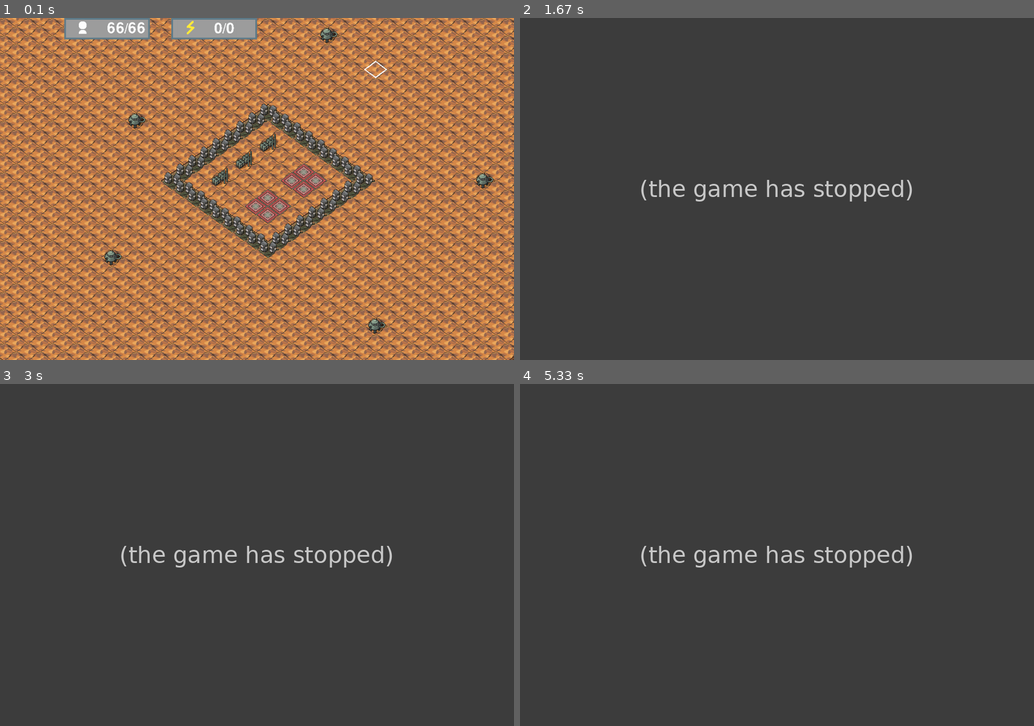
Above: before the commit, frames 1-4 (two rows, left to right).
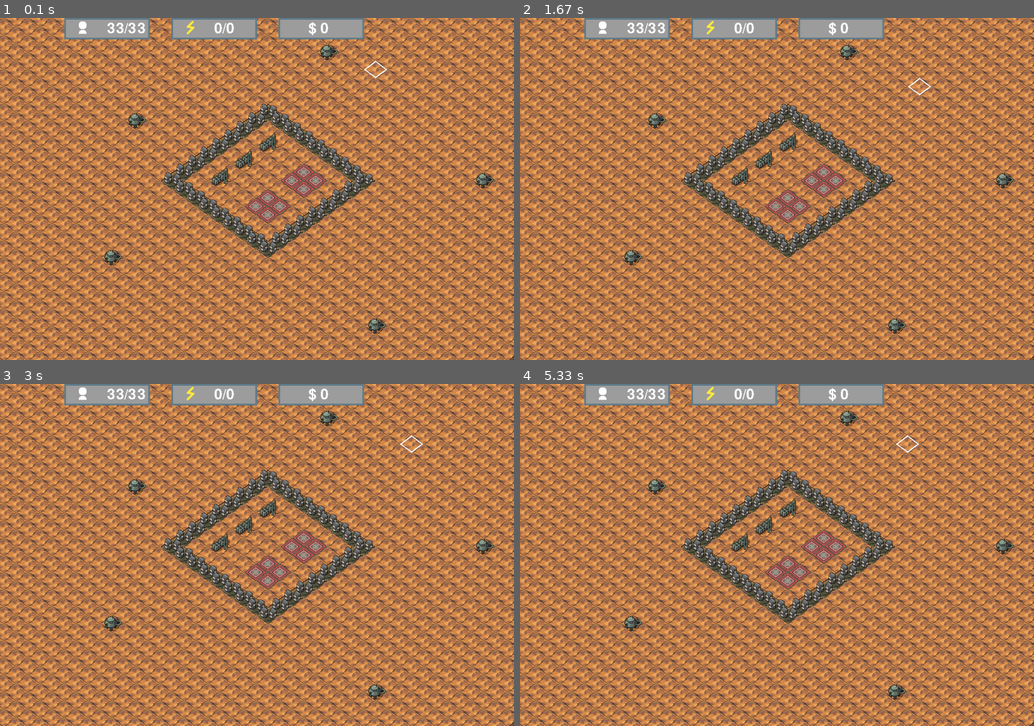
Above: after the commit, the same moments.

Repository: Zarc206/yugioh_pygame
Game: pygame game, started from game.py
Two runs of this game, one before a commit and one after it. Both use one fixed random seed, a clock stepped at 60 frames per second and the inputs below.
Inputs:
- Up to frame 1 (0.1 s): no input
- Up to frame 2 (1.67 s): hold T 0.33-0.8 s; hold Right 0.33-0.8 s; hold Right 0.83-1.3 s; tap L at 1.33 s
- Up to frame 3 (3 s): hold Up 1.67-1.97 s; hold Right 2-2.47 s; hold Left from 2.5 s (still down)
- Up to frame 4 (5.33 s): release Left at 3.03 s; hold Down 3.07-3.37 s; hold Left 3.4-3.8 s; hold Up 3.83-4.2 s; hold Right 4.23-4.87 s; hold Down 4.9-5.27 s; hold Left from 5.3 s (still down)

The runs differ from the first frame. In frame 1, 1.2% of the frame differs, in the area x 20-71%, y 0-13%; in frame 2, 96%, in the area x 0-100%, y 0-100%; in frame 3, 96%; in frame 4, 96%.
Error before the commit: AttributeError: 'HouseUI' object has no attribute 'l' (game.py line 306); the game stopped at 1.33 s (later frames are placeholders)

Commit message:
ship off spice

Diff:
--- a/game.py
+++ b/game.py
@@ -1,4 +1,6 @@
 import pygame
+import random
+import math
 pygame.init()
 
 screen = pygame.display.set_mode((1200,800))
@@ -11,11 +13,12 @@
 buttons = []
 conditions = []
 
-refineryCords = [(5,5),(13,8),(22,31), (33,13), (20,16), (35,35), (42,20)]
+refineryCords = [(5,5),(13,8),(22,31), (33,13), (21,17), (35,35), (42,20)]
 refineries = []
 generatorCords = [(33,20), (31,20),(29,20)]
 generators = []
-landingPads = [(33,24),(33,23),(32,24),(32,23),(30,24),(30,23),(29,23),(29,24)]
+landingPadCords = [(33,24),(33,23),(32,24),(32,23),(30,24),(30,23),(29,23),(29,24)]
+landingPads = []
 housingCords = [(35,18),(34,18),(33,18),(32,18),(31,18),(30,18),(29,18),(28,18),(27,18),(35,19),(35,20),(35,21),(35,22),(35,23),(35,24),(35,25),(35,26),(34,26),(33,26),(32,26),(31,26),(30,26),(29,26),(28,26),(27,26),(27,19),(27,20),(27,21),(27,22),(27,23),(27,24),(27,25),(27,26)]
 houses = []
 UIs = []
@@ -26,6 +29,7 @@
 availablePeople = housingCords.__len__() * 2
 availablePower = 0
 usedPower = 0
+
 
 class Drawing:
     def __init__(self,x,y,w,h,img):
@@ -101,6 +105,10 @@
         None
     def o(self):
         None
+    def l(self):
+        None
+    def t(self):
+        None
 
 class HouseUI(BuildingUI):
     def __init__(self,condition,buildingCords,buildings):
@@ -119,6 +127,47 @@
             screen.blit(self.image,(self.x,self.y))
             screen.blit(self.personIndecator,(100,150))
             screen.blit(text,(200,160))
+
+class LandingPadUI(BuildingUI):
+    def __init__(self,condition,buildingCords,buildings):
+        super().__init__(condition,buildingCords,buildings)
+
+    def draw(self):
+
+        buildingNumber = 0
+
+        for i in range(self.buildingCords.__len__()):
+            if self.buildingCords[i] == (selectorCoordinates[1],selectorCoordinates[0]):
+                buildingNumber = i
+
+        if self.condition in conditions:
+            text = font.render(str(self.buildings[buildingNumber].allocated) + "/" + str(self.buildings[buildingNumber].capacity),None,"white")
+            screen.blit(self.image,(self.x,self.y))
+            screen.blit(self.personIndecator,(100,150))
+            screen.blit(text,(200,160))
+
+            buildingNumber = -1
+            for i in range(self.buildingCords.__len__()):
+                if self.buildingCords[i] == (selectorCoordinates[1],selectorCoordinates[0]):
+                    buildingNumber = i
+            if buildingNumber > -1:
+                building = self.buildings[buildingNumber]
+                spiceBar = pygame.image.load("assets/spiceBar.png")
+                screen.blit(spiceBar,(60,620),(0,0,300 * building.spiceStorage/building.spiceCapacity,30))
+
+            transportIcon = pygame.image.load("assets/addIcon.png")
+            tText = font.render("T",None,"white")
+            screen.blit(transportIcon,(180,650))
+            screen.blit(tText,(190,660))
+
+    def t(self):
+        buildingNumber = -1
+        for i in range(self.buildingCords.__len__()):
+            if self.buildingCords[i] == (selectorCoordinates[1],selectorCoordinates[0]):
+                buildingNumber = i
+        if buildingNumber > -1 and not jet.transporting and self.buildings[buildingNumber].spiceStorage > 0:
+            jet.transporting = True
+            jet.target = self.buildings[buildingNumber]
 
 class GeneratorUI(BuildingUI):
     def __init__(self,condition,buildingCords,buildings):
@@ -201,6 +250,25 @@
             screen.blit(icon2,(340,150))
             screen.blit(icon2text,(350,160))
 
+
+            if self.buildings[buildingNumber].powered:
+                powerIcon = pygame.image.load("assets/removeIcon.png")
+            else:
+                powerIcon = pygame.image.load("assets/addIcon.png")
+            powerText = font.render("L",False,"white")
+            screen.blit(powerIcon,(310, 250))
+            screen.blit(powerText,(320,260))
+
+            building = self.buildings[buildingNumber]
+
+            spiceBar = pygame.image.load("assets/spiceBar.png")
+            screen.blit(spiceBar,(60,620),(0,0,300 * building.spiceStorage/building.spiceCapacity,30))
+            transportIcon = pygame.image.load("assets/addIcon.png")
+            tText = font.render("T",None,"white")
+            screen.blit(transportIcon,(180,650))
+            screen.blit(tText,(190,660))
+
+
     def p(self):
         buildingNumber = -1
         for i in range(self.buildingCords.__len__()):
@@ -215,7 +283,7 @@
                         break
 
     def o(self):
-        buildingNumber = 0
+        buildingNumber = -1
         for i in range(self.buildingCords.__len__()):
             if self.buildingCords[i] == (selectorCoordinates[1],selectorCoordinates[0]):
                 buildingNumber = i
@@ -226,27 +294,156 @@
                 if house.allocated < house.capacity:
                     house.allocated += 1
                     break
+    def l(self):
+        buildingNumber = -1
+        for i in range(self.buildingCords.__len__()):
+            if self.buildingCords[i] == (selectorCoordinates[1],selectorCoordinates[0]):
+                buildingNumber = i
+
+        if self.buildings[buildingNumber].powered:
+            self.buildings[buildingNumber].powered = False
+        else:
+            if usedPower <= availablePower - 5:
+                self.buildings[buildingNumber].powered = True
+
+    def t(self):
+
+        buildingNumber = -1
+
+        for i in range(self.buildingCords.__len__()):
+            if self.buildingCords[i] == (selectorCoordinates[1],selectorCoordinates[0]):
+                buildingNumber = i
+
+        if buildingNumber > -1:
+            building = self.buildings[buildingNumber]
+
+            if not building.transport.transporting and building.spiceStorage > 0:
+                building.transport.cords[0] = building.cords[0]
+                building.transport.cords[1] = building.cords[1]
+                building.transport.storage = building.spiceStorage
+                building.spiceStorage = 0
+                building.transport.transporting = True
+                building.transport.target = landingPads[math.floor(random.random() * landingPads.__len__())]
+                count = 0
+                while building.transport.target.spiceCapacity - building.transport.target.spiceStorage < building.transport.storage:
+                    building.transport.target = landingPads[math.floor(random.random() * landingPads.__len__())]
+                    count += 1
+                    if count > 16:
+                        building.transport.storage = building.transport.target.spiceCapacity - building.transport.target.spiceStorage
 
 class InteractTile:
     def __init__(self,cords,capacity,allocated):
-        self.cords = cords
+        self.cords = [850 + 28 * cords[1] - 28 * cords[0],-700 + 20 * cords[1] + 20 * cords[0]]
         self.capacity = capacity
         self.allocated = allocated
         self.powered = False
 
+class Transport():
+    def __init__(self):
+        self.transporting = False
+        self.target = None
+        self.speed = 1
+        self.image = pygame.image.load("assets/transport.webp")
+        drawings.append(self)
+        self.cords = [0,0]
+        self.storage = 0
+
+    def draw(self):
+        if self.transporting:
+            if self.target.cords[0] - self.cords[0] == 0:
+                slope = 1
+            else:
+                slope = (self.target.cords[1] - self.cords[1])/(self.target.cords[0] - self.cords[0])
+            moveMult = 1
+
+            if self.target.cords[0] - self.cords[0] < 0:
+                moveMult = -1
+            self.cords[1] += self.speed * slope * moveMult
+            self.cords[0] += self.speed  * moveMult
+
+            if abs(self.target.cords[0] - self.cords[0]) < 5 and abs(self.target.cords[1] - self.cords[1]) < 5:
+                self.target.spiceStorage += self.storage
+                self.storage = 0
+                self.transporting = False
+
+            screen.blit(self.image,(self.cords[0],self.cords[1]))
+
+class Jet():
+    def __init__(self):
+        self.transporting = False
+        self.target = None
+        self.speed = 5
+        self.image = pygame.image.load("assets/jet.webp")
+        drawings.append(self)
+        self.cords = [0,0]
+        self.storage = 0
+
+    def draw(self):
+        if self.transporting:
+
+            if self.target.cords[0] - self.cords[0] == 0:
+                slope = 1
+            else:
+                slope = (self.target.cords[1] - self.cords[1])/(self.target.cords[0] - self.cords[0])
+            moveMult = 1
+
+            if self.target.cords[0] - self.cords[0] < 0:
+                moveMult = -1
+            self.cords[1] += self.speed * slope * moveMult
+            self.cords[0] += self.speed  * moveMult
+
+            if abs(self.target.cords[0] - self.cords[0]) < 5 and abs(self.target.cords[1] - self.cords[1]) < 5:
+                if self.cords[1] < 0:
+                    global money
+                    money += math.floor(self.storage)
+                    self.storage = 0
+                    self.transporting = False
+                    self.cords = [-50,-50]
+                else:
+                    self.storage = self.target.spiceStorage
+                    self.target.spiceStorage = 0
+                    self.target = dropoff
+
+            screen.blit(self.image,(self.cords[0],self.cords[1]))
+
+class Target():
+    def __init__(self,x,y):
+        self.cords = (x,y)
+
+class Refinery(InteractTile):
+    def __init__(self,cords,capacity,allocated):
+        super().__init__(cords,capacity,allocated)
+        self.spiceCapacity = 100
+        self.spiceStorage = 0
+        self.spiceRate = 0.01
+        self.transport = None
+
+    def activate(self):
+        self.transport = Transport()
+
+class LandingPad(InteractTile):
+    def __init__(self,cords,capacity,allocated):
+        super().__init__(cords,capacity,allocated)
+        self.spiceCapacity = 300
+        self.spiceStorage = 0
+
 def createMap():
 
     for cords in housingCords:
-        house = InteractTile(cords,2,2)
+        house = InteractTile(cords,1,1)
         houses.append(house)
 
     for cords in generatorCords:
         generator = InteractTile(cords,5,0)
         generators.append(generator)
 
-    for refinery in refineryCords:
-        refinery = InteractTile(cords,6,0)
+    for cords in refineryCords:
+        refinery = Refinery(cords,6,0)
         refineries.append(refinery)
+
+    for cords in landingPadCords:
+        landingPad = LandingPad(cords,10,0)
+        landingPads.append(landingPad)
 
     for ii in range(43):
         for i in range(53):
@@ -258,22 +455,32 @@
                     refinery = Drawing(850 + 28 * ii - 28 * i + 8,-700 + 20 * ii + 20 * i,49,40,"assets/refinery.webp")
                 if (i,ii) in generatorCords:
                     generator = Drawing(850 + 28 * ii - 28 * i + 8,-700 + 20 * ii + 20 * i - 10,49,40,"assets/generator.webp")
-                if (i,ii) in landingPads:
+                if (i,ii) in landingPadCords:
                     landingPad = Drawing(850 + 28 * ii - 28 * i,-700 + 20 * ii + 20 * i,56,74,"assets/landingPad.webp")
 
+    for refinery in refineries:
+        refinery.activate()
 createMap()
 
 selector = Drawing(850 + 28 * 20 - 28 * 20,-700 + 20 * 20 + 20 * 20,56,74,"assets/selector.webp")
 
 peopleIndicator = Drawing(150,0,200,50,"assets/peopleIndicator.png")
 electricIndicator = Drawing(400,0,200,50,"assets/electricIndicator.png")
+moneyIndicator = Drawing(650,0,200,50,"assets/emptyIndicator.png")
 
 peopleText = Text(str(availablePeople) + "/" + str(totalPeople),"white",250,8)
 electricText = Text(str(usedPower) + "/" + str(availablePower),"white",500,8)
+moneyText = Text("$ " + str(0),"white",720,8)
 
 houseMenu = HouseUI("onBuilding",housingCords,houses)
 generatorMenu = GeneratorUI("onGenerator",generatorCords,generators)
 refineryMenu = RefineryUI("onRefinery",refineryCords,refineries)
+landingPadMenu = LandingPadUI("onLandingPad",landingPadCords,landingPads)
+
+jet = Jet()
+dropoff = Target(1250,-50)
+
+money = 0
 
 
 running = True
@@ -304,6 +511,9 @@
             if event.key == pygame.K_l:
                 for ui in UIs:
                     ui.l()
+            if event.key == pygame.K_t:
+                for ui in UIs:
+                    ui.t()
             selector.x =  850 + 28 * selectorCoordinates[0] - 28 * selectorCoordinates[1]
             selector.y = -700 + 20 * selectorCoordinates[0] + 20 * selectorCoordinates[1]
 
@@ -319,8 +529,18 @@
     for generator in generators:
         availablePower += generator.allocated
 
+    usedPower = 0
+
+    for refinery in refineries:
+        if refinery.powered:
+            refinery.spiceStorage += refinery.spiceRate * refinery.allocated
+            if refinery.spiceStorage > refinery.spiceCapacity:
+                refinery.spiceStorage = refinery.spiceCapacity
+            usedPower += 5
+
     peopleText.change(str(availablePeople) + "/" + str(totalPeople))
     electricText.change(str(usedPower) + "/" + str(availablePower))
+    moneyText.change("$ " + str(money))
 
     conditions = []
     if (selectorCoordinates[1],selectorCoordinates[0]) in housingCords:
@@ -329,6 +549,8 @@
         conditions.append("onGenerator")
     if (selectorCoordinates[1],selectorCoordinates[0]) in refineryCords:
         conditions.append("onRefinery")
+    if (selectorCoordinates[1],selectorCoordinates[0]) in landingPadCords:
+        conditions.append("onLandingPad")
 
     for drawing in drawings:
         drawing.draw()
Binary file added: assets/emptyIndicator.png
Binary file added: assets/jet.webp
Binary file added: assets/spiceBar.png
Binary file added: assets/transport.webp
